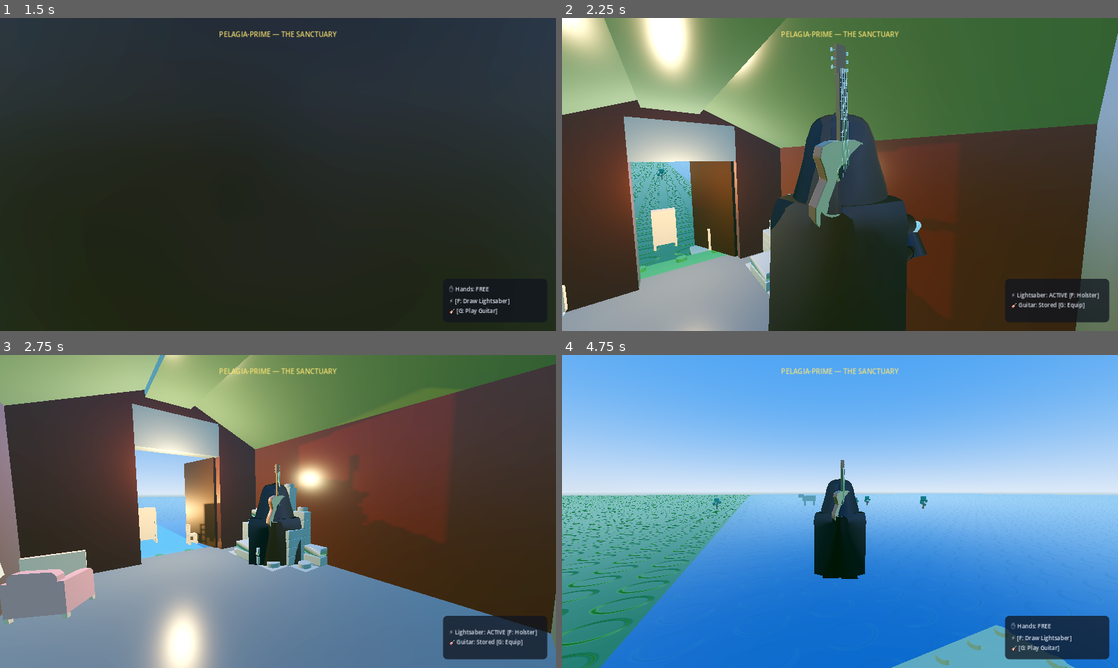
Above: before the commit, frames 1-4 (two rows, left to right).
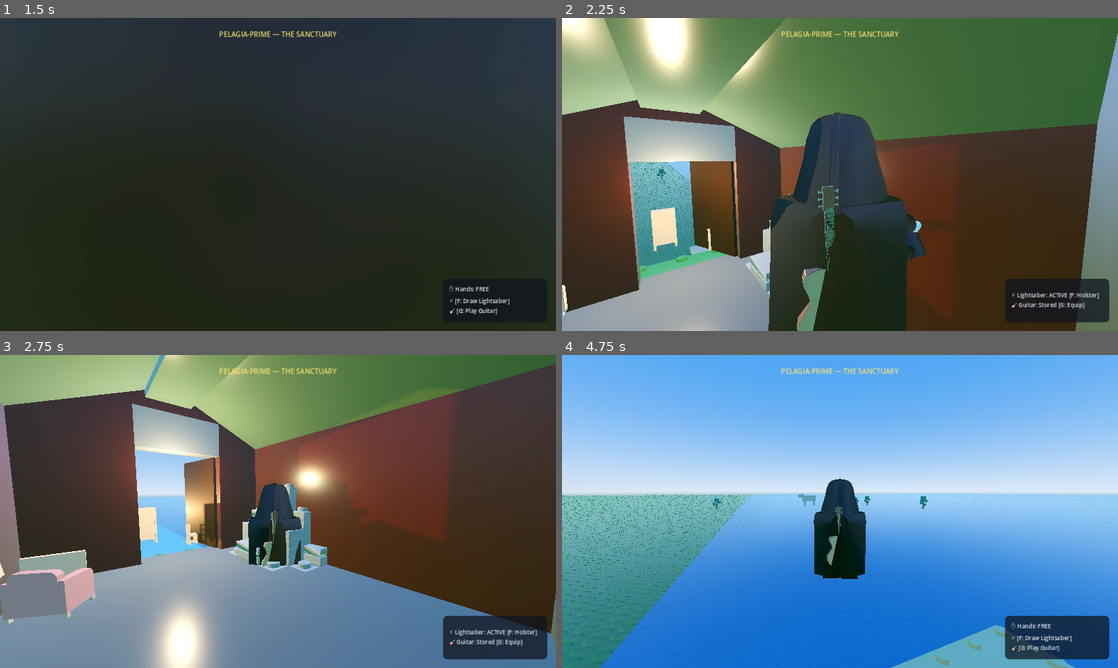
Above: after the commit, the same moments.

Repository: JEDIx420/vadersvibes
Game: Godot game, scene res://scenes/intro/intro_crawl.tscn
The game is run twice, just before and just after one commit, with the same random seed, the same clock (stepped at 60 frames per second) and the same inputs.
Inputs (mouse positions are in pixels of both pictures, inside the frame that each line leads up to):
- Up to frame 1 (1.5 s): tap Space (jump) at 0.5, 0.77, 1.25 s; move the mouse to (400, 158) at 0.52 s; hold D (move_right) 0.53-1.28 s; tap E (interact) at 0.6 s; click (400, 158) at 0.67 s; move the mouse to (166, 190) at 1.27 s; hold S (move_backward) from 1.28 s (still down); tap R (ring_bell) at 1.35 s
- Up to frame 2 (2.25 s): tap Space (jump) at 1.52 s; move the mouse to (851, 168) at 2.02 s; release S (move_backward) at 2.03 s; hold W (move_forward) from 2.03 s (still down); tap F at 2.1 s
- Up to frame 3 (2.75 s): keep holding W (move_forward)
- Up to frame 4 (4.75 s): keep holding W (move_forward); move the mouse to (834, 517) at 2.77 s; tap G at 2.85 s; click (834, 517) at 2.92 s; tap Space (jump) at 3.02, 3.77, 4.52 s; move the mouse to (878, 514) at 3.52 s; tap 0 at 3.6 s; move the mouse to (795, 508) at 4.27 s; tap C at 4.35 s

Frame 1 is identical in both runs. In frame 2, 3.1% of the frame differs, in the area x 12-55%, y 8-100%; in frame 3, 0.4%; in frame 4, 3.2%, in the area x 0-52%, y 33-100%.

Commit message:
Add LEGO footstep sound effects, fix guitar orientation & natural strum pose, rescale terrain studs

Diff:
--- a/scenes/player/player.tscn
+++ b/scenes/player/player.tscn
@@ -73,4 +73,8 @@
 
 [node name="SFXPlayer" type="AudioStreamPlayer3D" parent="."]
 
+[node name="FootstepPlayer" type="AudioStreamPlayer3D" parent="."]
+transform = Transform3D(1, 0, 0, 0, 1, 0, 0, 0, 1, 0, 0.1, 0)
+max_distance = 25.0
+
 [node name="CleanHUD" parent="." instance=ExtResource("9_hud")]
--- a/scenes/world/world.tscn
+++ b/scenes/world/world.tscn
@@ -60,13 +60,13 @@
 size = Vector3(400, 2.0, 400)
 
 [sub_resource type="StandardMaterial3D" id="Mat_ground_lego"]
-albedo_color = Color(0.22, 0.52, 0.20, 1)
-roughness = 0.45
+albedo_color = Color(0.24, 0.48, 0.22, 1)
+roughness = 0.35
 roughness_texture = ExtResource("28_stud_rough")
 normal_enabled = true
-normal_scale = 1.2
+normal_scale = 0.65
 normal_texture = ExtResource("27_stud_norm")
-uv1_scale = Vector3(200, 200, 1)
+uv1_scale = Vector3(800, 800, 1)
 
 [sub_resource type="BoxShape3D" id="BoxShape_ground_col"]
 size = Vector3(400, 2.0, 400)
--- a/scripts/player/player.gd
+++ b/scripts/player/player.gd
@@ -10,6 +10,7 @@
 @onready var state_machine: PlayerStateMachine = $PlayerStateMachine
 @onready var guitar_player: GuitarAudioPlayer = $GuitarAudioPlayer
 @onready var sfx_player: AudioStreamPlayer3D = $SFXPlayer
+@onready var footstep_player: AudioStreamPlayer3D = $FootstepPlayer if has_node("FootstepPlayer") else null
 @onready var clean_hud: CleanHUD = $CleanHUD if has_node("CleanHUD") else null
 
 # Dynamic equipment nodes
@@ -23,6 +24,14 @@
 var is_holding_guitar: bool = false
 var is_fishing: bool = false
 var current_vehicle: Node3D = null
+
+# Footstep sound system
+var footstep_distance_accumulator: float = 0.0
+const STEP_DISTANCE_WALK: float = 0.72
+const STEP_DISTANCE_RUN: float = 0.52
+var _footstep_sounds: Array[AudioStream] = []
+var _footstep_wood_sounds: Array[AudioStream] = []
+var _footstep_index: int = 0
 
 func _ready() -> void:
 	add_to_group("player")
@@ -33,6 +42,16 @@
 	_configure_animation_loops()
 	_update_equipment_visuals()
 	_play_anim("Idle_Casual")
+
+	# Preload footstep sounds for responsive instant playback
+	for i in range(1, 5):
+		var p = "res://assets/audio/sfx/lego_step_%d.wav" % i
+		if ResourceLoader.exists(p):
+			_footstep_sounds.append(load(p))
+	for i in range(1, 3):
+		var p = "res://assets/audio/sfx/lego_step_wood_%d.wav" % i
+		if ResourceLoader.exists(p):
+			_footstep_wood_sounds.append(load(p))
 
 func _configure_animation_loops() -> void:
 	if not animation_player:
@@ -81,9 +100,9 @@
 		attach_back.bone_name = "Socket_Back"
 		skeleton.add_child(attach_back)
 		back_guitar.reparent(attach_back)
-		back_guitar.position = Vector3(0.0, 0.04, 0.25)
-		back_guitar.rotation = Vector3(deg_to_rad(8), deg_to_rad(180), deg_to_rad(-48))
-		back_guitar.scale = Vector3(1.2, 1.2, 1.2)
+		back_guitar.position = Vector3(0.04, 0.10, -0.48)
+		back_guitar.rotation = Vector3(deg_to_rad(6), deg_to_rad(180), deg_to_rad(-24))
+		back_guitar.scale = Vector3(1.15, 1.15, 1.15)
 
 	# 4. Acoustic Guitar Hand (Equipped across chest for strumming)
 	var bone_torso = skeleton.find_bone("Torso")
@@ -93,9 +112,12 @@
 		attach_guitar.bone_name = "Torso"
 		skeleton.add_child(attach_guitar)
 		hand_guitar.reparent(attach_guitar)
-		hand_guitar.position = Vector3(0.02, 0.10, 0.30)
-		hand_guitar.rotation = Vector3(deg_to_rad(10), 0, deg_to_rad(45))
-		hand_guitar.scale = Vector3(1.2, 1.2, 1.2)
+		hand_guitar.position = Vector3(0.02, 0.0, 0.30)
+		var b_x = Vector3(0.707, -0.707, 0.0)
+		var b_y = Vector3(0.0, 0.15, 0.988).normalized()
+		var b_z = b_x.cross(b_y).normalized()
+		hand_guitar.transform.basis = Basis(b_x, b_y, b_z).orthonormalized()
+		hand_guitar.scale = Vector3(1.15, 1.15, 1.15)
 
 func _unhandled_input(event: InputEvent) -> void:
 	if event.is_action_pressed("ui_cancel") or (event is InputEventKey and event.pressed and event.keycode == KEY_ESCAPE):
@@ -201,6 +223,15 @@
 		var target_yaw = atan2(move_dir.x, move_dir.z)
 		rotation.y = lerp_angle(rotation.y, target_yaw, rotation_speed * delta)
 
+		# Footstep sound calculation
+		if is_on_floor():
+			var horiz_vel = Vector2(velocity.x, velocity.z).length()
+			footstep_distance_accumulator += horiz_vel * delta
+			var threshold = STEP_DISTANCE_RUN if is_sprinting else STEP_DISTANCE_WALK
+			if footstep_distance_accumulator >= threshold:
+				footstep_distance_accumulator = 0.0
+				_play_footstep()
+
 		if is_on_floor() and not is_holding_guitar:
 			if is_sprinting:
 				_play_anim("Run_Minifig")
@@ -209,10 +240,31 @@
 	else:
 		velocity.x = move_toward(velocity.x, 0, current_speed * 4.0 * delta)
 		velocity.z = move_toward(velocity.z, 0, current_speed * 4.0 * delta)
+		footstep_distance_accumulator = 0.0
 		if is_on_floor() and not is_holding_guitar:
 			_play_anim("Idle_Casual")
 
+	var was_in_air = !is_on_floor()
 	move_and_slide()
+	if was_in_air and is_on_floor() and velocity.y <= 0:
+		_play_footstep()
+
+func _play_footstep() -> void:
+	if not footstep_player:
+		return
+	var sounds = _footstep_sounds
+	# If on dock / pier or wooden veranda
+	if (global_position.x < -10.0 and global_position.z > 0.0) or (global_position.x > 0.0 and global_position.x < 5.0 and global_position.z < 0.0):
+		if not _footstep_wood_sounds.is_empty():
+			sounds = _footstep_wood_sounds
+	if sounds.is_empty():
+		return
+	var stream = sounds[_footstep_index % sounds.size()]
+	_footstep_index += 1
+	footstep_player.stream = stream
+	footstep_player.pitch_scale = randf_range(0.96, 1.04)
+	footstep_player.volume_db = 0.0
+	footstep_player.play()
 
 func _get_nearby_interactions() -> Array[Dictionary]:
 	var results: Array[Dictionary] = []
--- a/scripts/test/capture_guitar_closeup.gd
+++ b/scripts/test/capture_guitar_closeup.gd
@@ -29,13 +29,16 @@
 				player.rotation.y = deg_to_rad(180.0)
 				if not player.is_holding_guitar:
 					player._toggle_guitar() # equip guitar
-				player._play_anim("Idle_Casual")
+				player._play_anim("Guitar_Strum")
 
-				# Adjust hand guitar directly in runner to find optimal framing
+				# Adjust hand guitar directly in runner with exact orthonormal basis
 				if player.hand_guitar:
-					player.hand_guitar.position = Vector3(0.02, 0.12, 0.30)
-					player.hand_guitar.rotation = Vector3(deg_to_rad(10), 0, deg_to_rad(55))
-					player.hand_guitar.scale = Vector3(1.2, 1.2, 1.2)
+					player.hand_guitar.position = Vector3(0.02, 0.0, 0.30)
+					var b_x = Vector3(0.707, -0.707, 0.0)
+					var b_y = Vector3(0.0, 0.15, 0.988).normalized()
+					var b_z = b_x.cross(b_y).normalized()
+					player.hand_guitar.transform.basis = Basis(b_x, b_y, b_z).orthonormalized()
+					player.hand_guitar.scale = Vector3(1.15, 1.15, 1.15)
 
 				# Camera in front of Vader showing upper body, hands, and the guitar
 				test_cam.global_position = Vector3(12.0, 1.25, 3.2)
@@ -52,6 +55,11 @@
 				if player.is_holding_guitar:
 					player._toggle_guitar() # holster guitar to back
 				player._play_anim("Idle_Casual")
+
+				if player.back_guitar:
+					player.back_guitar.position = Vector3(0.04, 0.10, -0.42)
+					player.back_guitar.rotation = Vector3(deg_to_rad(6), deg_to_rad(180), deg_to_rad(-24))
+					player.back_guitar.scale = Vector3(1.15, 1.15, 1.15)
 
 				# Camera behind Vader looking at the guitar slung diagonally across back
 				test_cam.global_position = Vector3(12.0, 1.35, 7.3)
--- a/scripts/tests/test_gameplay_e2e_v2.gd
+++ b/scripts/tests/test_gameplay_e2e_v2.gd
@@ -52,10 +52,18 @@
 				current_step = 1
 				test_timer = 0.0
 		1:
-			# Step 1: Walk forward towards the sliding veranda door
+			# Step 1: Walk forward towards the sliding veranda door and verify footstep audio
 			player.global_position = player.global_position.move_toward(Vector3(2.62, 1.6, -1.8), 3.0 * delta)
+			player.velocity = Vector3(0, 0, -3.0)
+			player.footstep_distance_accumulator += 3.0 * delta
+			if player.footstep_distance_accumulator >= player.STEP_DISTANCE_WALK:
+				player.footstep_distance_accumulator = 0.0
+				player._play_footstep()
+
 			if test_timer > 0.6:
 				print("✓ STEP 1: Vader walked out of cabin onto the veranda at: ", player.global_position)
+				assert(player._footstep_index > 0, "Footstep sounds should have played while walking")
+				print("  Footstep sound triggered successfully (steps count: %d)" % player._footstep_index)
 				var door_ctrl = root_node.get_node_or_null("lego_coastal_sanctuary/CabinDoorController")
 				if door_ctrl:
 					print("  Cabin door controller is_open: ", door_ctrl.is_open)
Not shown, added: assets/audio/sfx/lego_step_1.wav.import
Not shown, added: assets/audio/sfx/lego_step_2.wav.import
Not shown, added: assets/audio/sfx/lego_step_3.wav.import
Not shown, added: assets/audio/sfx/lego_step_4.wav.import
Not shown, added: assets/audio/sfx/lego_step_wood_1.wav.import
Not shown, added: assets/audio/sfx/lego_step_wood_2.wav.import
Binary file changed: assets/characters/vader_rigged.glb
Binary file changed: test_screenshots/02_vader_holding_new_lego_guitar.png
Binary file changed: test_screenshots/03_vader_guitar_slung_on_back.png
Not shown, added: assets/audio/sfx/lego_step_1.wav
Not shown, added: assets/audio/sfx/lego_step_2.wav
Not shown, added: assets/audio/sfx/lego_step_3.wav
(and 3 more such lines)
